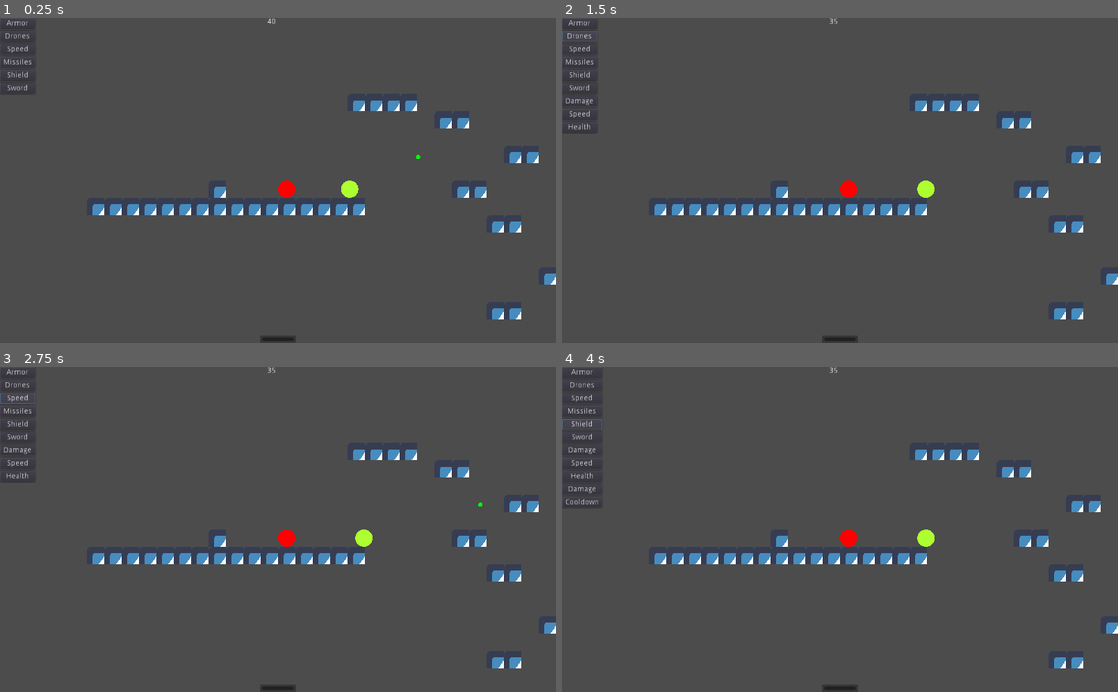
Above: before the commit, frames 1-4 (two rows, left to right).
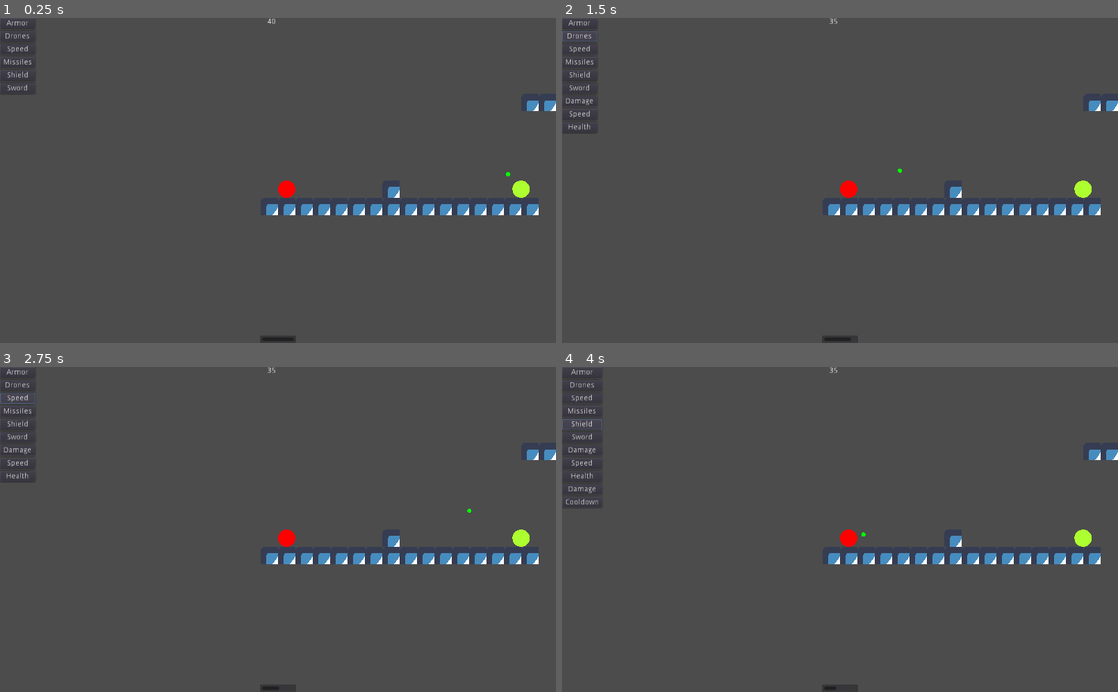
Above: after the commit, the same moments.

Repository: the-alex-g/Gears
Game: Godot game, scene res://Main/Main.tscn
The game is run twice, just before and just after one commit, with the same random seed, the same clock (stepped at 60 frames per second) and the same inputs. The engine's default icon, where the game draws it, is replaced by a stand-in: a white triangle on a blue panel in a dark square.
Inputs:
- Up to frame 1 (0.25 s): no input
- Up to frame 2 (1.5 s): click "Armor" at 0.5 s; click "Drones" at 1.25 s
- Up to frame 3 (2.75 s): click "Speed" at 2 s
- Up to frame 4 (4 s): click "Missiles" at 2.75 s; click "Shield" at 3.5 s

The runs differ from the first frame. In frame 1, 3.0% of the frame differs, in the area x 16-100%, y 25-93%; in frame 2, 3.0%; in frame 3, 3.1%, in the area x 16-100%, y 25-100%; in frame 4, 3.1%.

Commit message:
Add enemy ranged AI and line-of-sight functionality

Diff:
--- a/project/Enemy/Enemy.gd
+++ b/project/Enemy/Enemy.gd
@@ -1,14 +1,19 @@
 extends Robot
 
 enum PreferredWeapon {RANGED, SWORD, NONE}
+
+const RANGED_DETECTION_DISTANCE := 416
+const MELEE_DETECTION_DISTANCE := 128
 
 var _upgrades := 0
 var _speed := 100
 var _target : KinematicBody2D
 var _is_target_in_range := false
 var _preferred_weapon : int
+var _is_target_reachable := false
 
 onready var _turn_detector = $"%TurnDetector" as RayCast2D
+onready var _player_detection_area_collision = $PlayerDetectionArea/CollisionShape2D as CollisionShape2D
 
 
 func _ready():
@@ -19,9 +24,12 @@
 	# get left/right movement
 	var horizontal = _direction * _speed
 
-	# back off slowly if you're ranged and have a target and your target is not nearby
-	if _target != null and _preferred_weapon == PreferredWeapon.RANGED and not _is_target_in_range:
-		horizontal /= 2
+	# back off if you're ranged and have a target
+	if _target != null and _preferred_weapon == PreferredWeapon.RANGED:
+		horizontal *= -1
+		# and do it slowly if your target is not nearby
+		if not _is_target_in_range:
+			horizontal /= 2
 
 	# move
 	var movement = Vector2(horizontal, _current_vertical_speed)
@@ -29,16 +37,18 @@
 	move_and_slide(movement, Vector2.UP)
 
 	# change direction if necessary
-	if (is_on_wall() and _target == null) or not _turn_detector.is_colliding():
+	if (is_on_wall() and (_target == null or not _is_target_reachable)) or not _turn_detector.is_colliding():
 		_direction *= -1
 
 	# AI function
 	if _target != null:
-		# move towards opponent if you like swords
-		if _preferred_weapon == PreferredWeapon.SWORD:
+		# move towards opponent if you like swords or bows
+		if (_preferred_weapon == PreferredWeapon.SWORD and _is_target_reachable) or _preferred_weapon == PreferredWeapon.RANGED:
+			# warning-ignore:narrowing_conversion
 			_direction = sign(_target.global_position.x - global_position.x)
-		# run away if you don't have a weapon, or if you like ranged
-		elif _preferred_weapon == PreferredWeapon.NONE or _preferred_weapon == PreferredWeapon.RANGED:
+		# run away if you don't have a weapon
+		elif _preferred_weapon == PreferredWeapon.NONE:
+			# warning-ignore:narrowing_conversion
 			_direction = sign(global_position.x - _target.global_position.x)
 
 		# attack
@@ -46,6 +56,9 @@
 			_melee_attack()
 		if _ranged.equipped and not _is_target_in_range and _can_attack_ranged:
 			_ranged_attack()
+
+		# update line-of-sight
+		_update_target_reachable()
 
 
 func generate(level := 1)->void:
@@ -89,8 +102,13 @@
 		_preferred_weapon = PreferredWeapon.SWORD
 	elif _ranged.get_strength(WeaponPaths.DAMAGE) > _sword.get_strength(WeaponPaths.DAMAGE):
 		_preferred_weapon = PreferredWeapon.RANGED
+	elif _sword.get_strength(WeaponPaths.DAMAGE) >= _ranged.get_strength(WeaponPaths.DAMAGE):
+		_preferred_weapon = PreferredWeapon.SWORD
 	else:
 		_preferred_weapon = PreferredWeapon.NONE
+
+	if _ranged.equipped:
+		_player_detection_area_collision.shape.extents.x = RANGED_DETECTION_DISTANCE
 
 
 func _upgrade_system(system:System)->System:
@@ -99,6 +117,14 @@
 	else:
 		system.equipped = true
 	return system
+
+
+func _update_target_reachable()->void:
+	var intersection := get_world_2d().direct_space_state.intersect_ray(_sprite.global_position, _target.global_position, [self])
+	if intersection.size() > 0:
+		_is_target_reachable = intersection.collider == _target
+	else:
+		_is_target_reachable = false
 
 
 func _draw()->void:
@@ -111,13 +137,12 @@
 
 func _on_PlayerDetectionArea_body_exited(_body:PhysicsBody2D)->void:
 	_target = null
-	# turn around if you like ranged!
-	if _preferred_weapon == PreferredWeapon.RANGED:
-		_direction *= -1
+	_is_target_reachable = false
 
 
 func _on_AttackArea_body_entered(_body:PhysicsBody2D)->void:
 	_is_target_in_range = true
+	_start_melee_cooldown()
 
 
 func _on_AttackArea_body_exited(_body:PhysicsBody2D)->void:
--- a/project/Enemy/Enemy.tscn
+++ b/project/Enemy/Enemy.tscn
@@ -22,16 +22,18 @@
 
 [node name="Sprite" type="Sprite" parent="."]
 unique_name_in_owner = true
+position = Vector2( 16, 16 )
+scale = Vector2( -1, 1 )
 
 [node name="TurnDetector" type="RayCast2D" parent="Sprite"]
 unique_name_in_owner = true
-position = Vector2( 34, 16 )
+position = Vector2( 17, 0 )
 enabled = true
 cast_to = Vector2( 0, 17 )
 
 [node name="AttackArea" type="Area2D" parent="Sprite"]
 unique_name_in_owner = true
-position = Vector2( 32, 0 )
+position = Vector2( 16, -16 )
 collision_layer = 0
 collision_mask = 2
 monitorable = false
@@ -42,7 +44,7 @@
 
 [node name="FiringPoint" type="Position2D" parent="Sprite"]
 unique_name_in_owner = true
-position = Vector2( 4, 5 )
+position = Vector2( -12, -11 )
 
 [node name="PlayerDetectionArea" type="Area2D" parent="."]
 collision_layer = 0
--- a/project/Main/Main.tscn
+++ b/project/Main/Main.tscn
@@ -45,9 +45,10 @@
 [node name="Enemies" type="Node2D" parent="."]
 
 [node name="Enemy" parent="Enemies" instance=ExtResource( 5 )]
-position = Vector2( 96, 0 )
+position = Vector2( 128, 0 )
 
 [node name="Player" parent="." instance=ExtResource( 1 )]
+position = Vector2( -320, 0 )
 
 [node name="HUD" parent="." instance=ExtResource( 3 )]
 
--- a/project/Robot/Robot.gd
+++ b/project/Robot/Robot.gd
@@ -26,7 +26,6 @@
 onready var _ranged_cooldown_timer = $"%RangedCooldownTimer" as Timer
 onready var _melee_hit_area = $"%AttackArea" as Area2D
 onready var _sprite = $"%Sprite" as Sprite
-onready var _cooldown_bonus := 0.0 if is_player else 0.5
 
 
 func _process(_delta:float)->void:
@@ -41,10 +40,7 @@
 	for body in _melee_hit_area.get_overlapping_bodies():
 		if body.has_method("hit"):
 			body.hit(_sword.get_strength(WeaponPaths.DAMAGE))
-	_can_attack_melee = false
-	_melee_cooldown_timer.start(MELEE_COOLDOWN_TIME - _sword.get_strength(WeaponPaths.COOLDOWN) * COOLDOWN_STEP + _cooldown_bonus)
-	yield(_melee_cooldown_timer, "timeout")
-	_can_attack_melee = true
+	_start_melee_cooldown()
 
 
 func _ranged_attack()->void:
@@ -54,6 +50,17 @@
 	ammo.good = is_player
 	ammo.damage = _ranged.get_strength(WeaponPaths.DAMAGE)
 	get_parent().add_child(ammo)
+	_start_ranged_cooldown()
+
+
+func _start_melee_cooldown()->void:
+	_can_attack_melee = false
+	_melee_cooldown_timer.start(MELEE_COOLDOWN_TIME - _sword.get_strength(WeaponPaths.COOLDOWN) * COOLDOWN_STEP)
+	yield(_melee_cooldown_timer, "timeout")
+	_can_attack_melee = true
+
+
+func _start_ranged_cooldown()->void:
 	_can_attack_ranged = false
 	_ranged_cooldown_timer.start(RANGED_COOLDOWN_TIME - _ranged.get_strength(WeaponPaths.COOLDOWN) * COOLDOWN_STEP)
 	yield(_ranged_cooldown_timer, "timeout")
